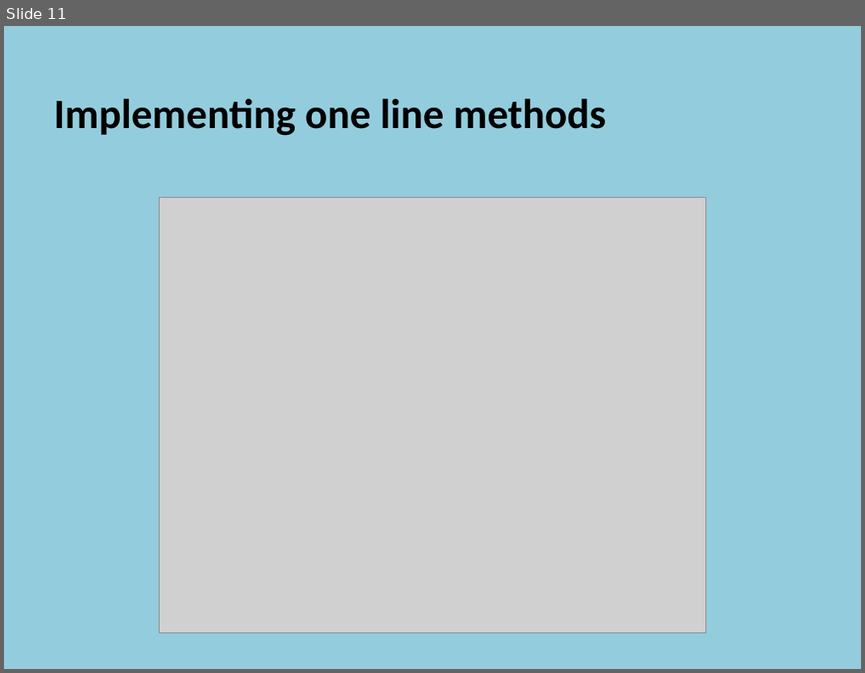
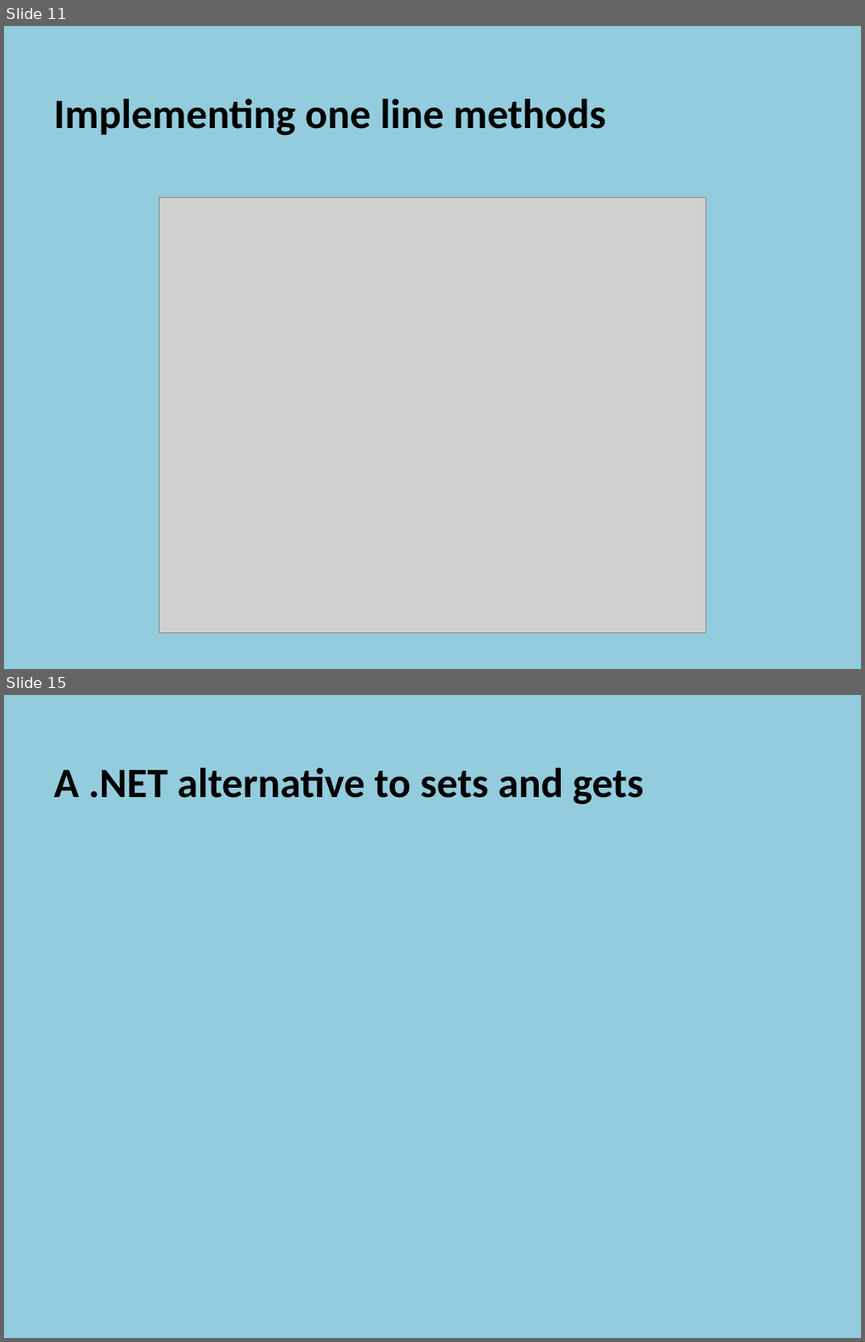
Before and after one commit to szetko/course-materials, a slide deck: Programming 4/02.1 File Structure/02.1 File Structure.pptx. Shown one above the other, each under a label of ours: slide 11 before the commit, slides 11 and 15 after it; the slides between them are not shown. The pictures are 865x673 and 865x1342 pixels, drawn with LibreOffice and Linux fonts; fonts in the diff are those of the drawing; grey boxes stand for pictures. Boxes give left, top, right and bottom in pixels: in the first picture for what was removed or moved away, otherwise in the second. Text is boxed around its words. In the diff, an @@ line names an element or a change of style, - is before the commit and + after.

```diff
--- a/Programming 4/02.1 File Structure/02.1 File Structure.pptx
+++ b/Programming 4/02.1 File Structure/02.1 File Structure.pptx
@@ slide 15 added at (4, 695, 861, 1338), background #93CDDD @@
@@ text added at (54, 767, 644, 805), 35 pt, text #000000, bold @@
+  A .NET alternative to sets and gets
```
Also in this commit, not shown: 8 other slides added, 4 other files.
